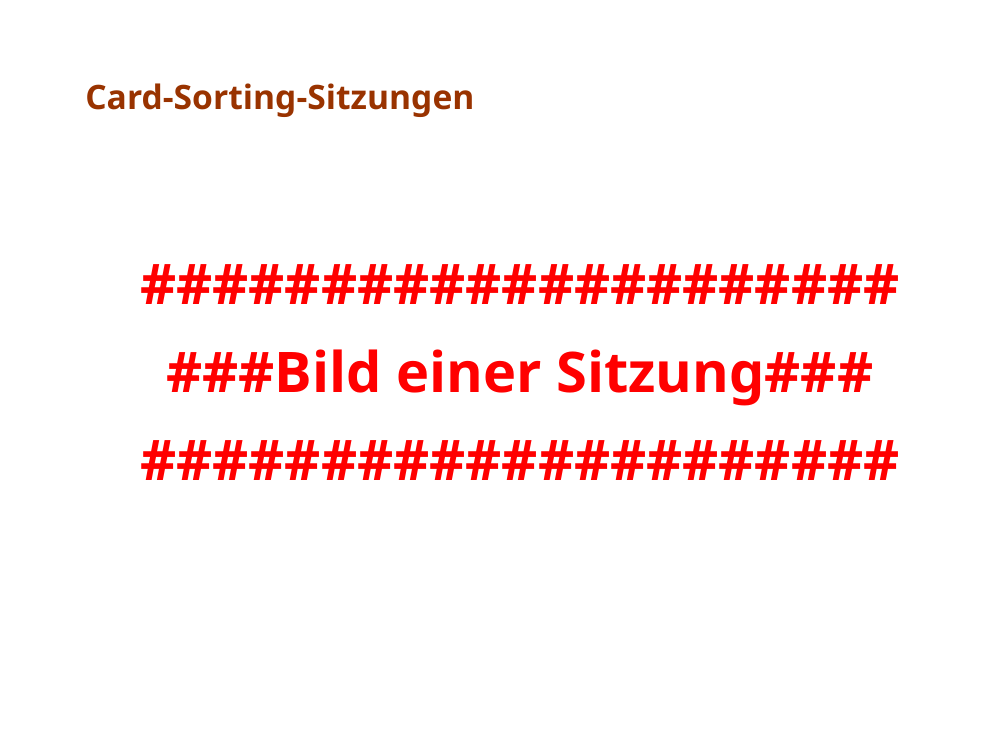
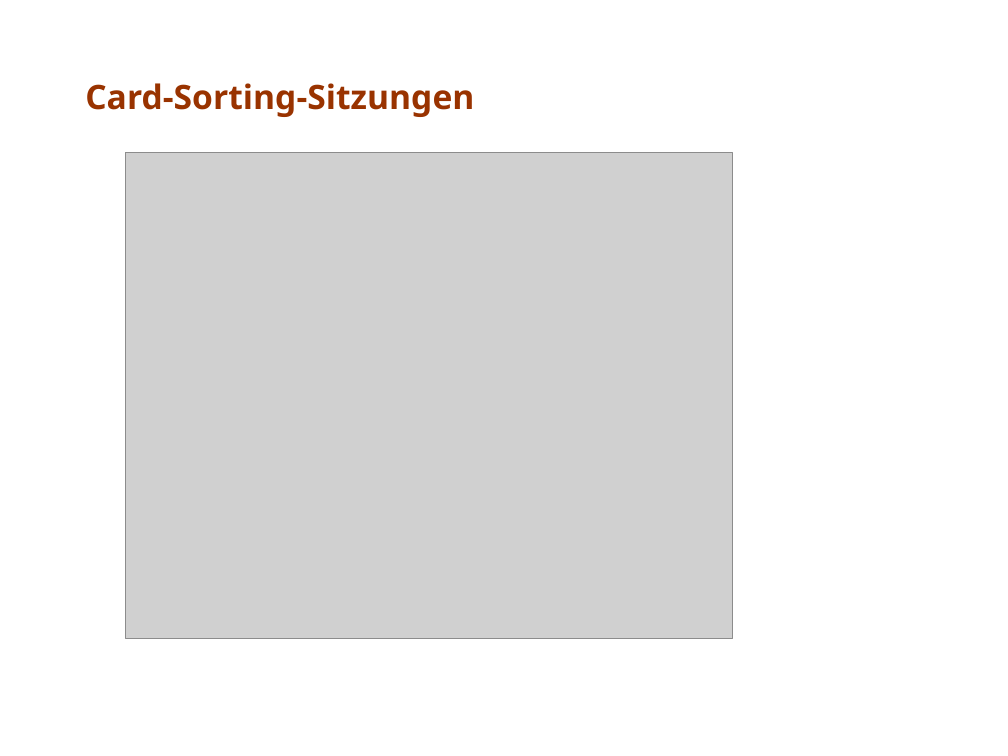
Before and after one commit to stzschoppe/sw-ergonomie, a slide deck: slide 5 of aufgabe17/doc/team17.ppt. Drawn at 1008x756 pixels with LibreOffice and Linux fonts; fonts in the diff are those of the drawing; grey boxes stand for pictures. Boxes give left, top, right and bottom in pixels: in the first picture for what was removed or moved away, otherwise in the second. Text is boxed around its words. In the diff, an @@ line names an element or a change of style, - is before the commit and + after.

```diff
--- a/aufgabe17/doc/team17.ppt
+++ b/aufgabe17/doc/team17.ppt
@@ picture added at (126,152,733,638) @@
@@ text removed at (166,349,873,406) @@
-#####################
-###Bild einer Sitzung###
-#####################
```
Also in this commit, not shown: 3 other slides changed, 1 slide added, 1 slide removed, 2 other files.
